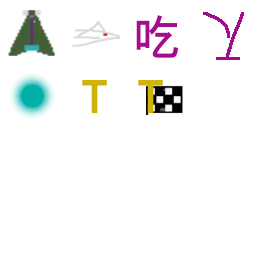
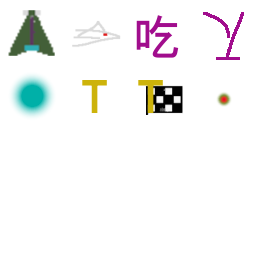
Two versions of the same layered image (256 × 256). Layer-by-layer changes:
added layer "Ebene" above "T #1" over (x1=216, y1=91, x2=232, y2=107)
